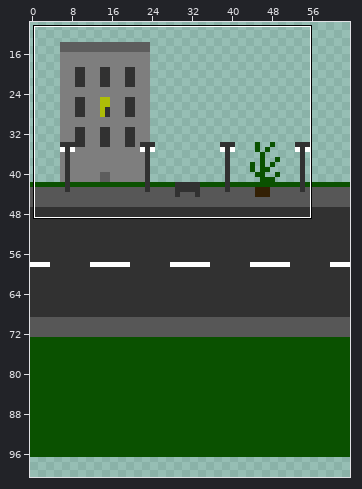
Pixel-art file: Abduction101/SourceAssets/background.aseprite. The first picture is a wide view before the edit; the outline marks the close-up.
Close-up. As it was:
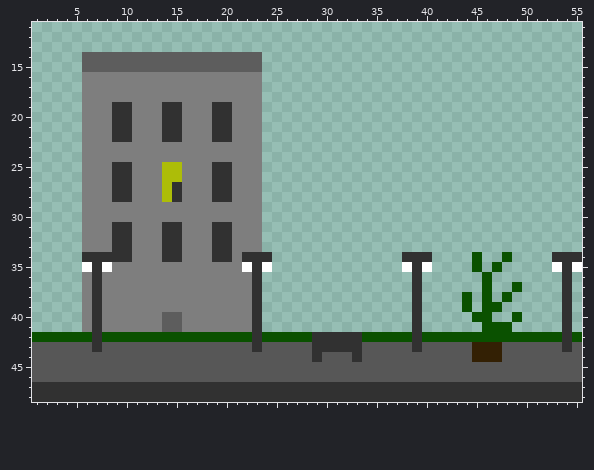
64x128 pixels, 1 frame. Shown: x 1..55, y 11..48. The wide view leaves out empty margins.
After:
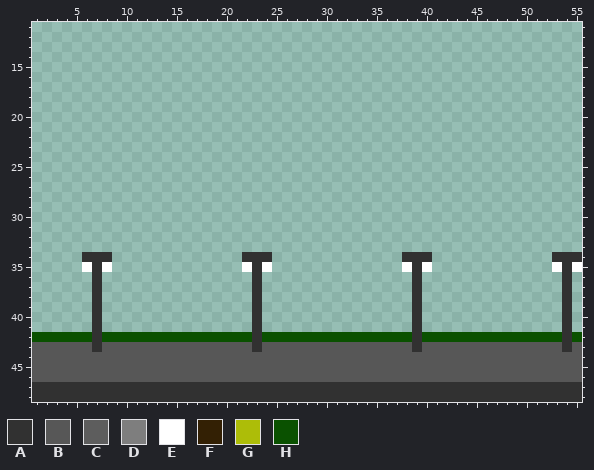
Palette (. is transparent): A #313131  B #575757  C #5d5d5d  D #7e7e7e  E #ffffff  F #332004  G #adbd08  H #0a5100
The exact change:
{"where": "layer \"Layer\""}
{"y":14,"x":6,"old":"CCCCCCCCCCCCCCCCCC","new":".................."}
{"y":15,"x":6,"old":"CCCCCCCCCCCCCCCCCC","new":".................."}
{"y":16,"x":6,"old":"DDDDDDDDDDDDDDDDDD","new":".................."}
{"y":17,"x":6,"old":"DDDDDDDDDDDDDDDDDD","new":".................."}
{"y":18,"x":6,"old":"DDDDDDDDDDDDDDDDDD","new":".................."}
{"y":19,"x":6,"old":"DDDAADDDAADDDAADDD","new":".................."}
{"y":20,"x":6,"old":"DDDAADDDAADDDAADDD","new":".................."}
{"y":21,"x":6,"old":"DDDAADDDAADDDAADDD","new":".................."}
{"y":22,"x":6,"old":"DDDAADDDAADDDAADDD","new":".................."}
{"y":23,"x":6,"old":"DDDDDDDDDDDDDDDDDD","new":".................."}
{"y":24,"x":6,"old":"DDDDDDDDDDDDDDDDDD","new":".................."}
{"y":25,"x":6,"old":"DDDAADDDGGDDDAADDD","new":".................."}
{"y":26,"x":6,"old":"DDDAADDDGGDDDAADDD","new":".................."}
{"y":27,"x":6,"old":"DDDAADDDGADDDAADDD","new":".................."}
{"y":28,"x":6,"old":"DDDAADDDGADDDAADDD","new":".................."}
{"y":29,"x":6,"old":"DDDDDDDDDDDDDDDDDD","new":".................."}
{"y":30,"x":6,"old":"DDDDDDDDDDDDDDDDDD","new":".................."}
{"y":31,"x":6,"old":"DDDAADDDAADDDAADDD","new":".................."}
{"y":32,"x":6,"old":"DDDAADDDAADDDAADDD","new":".................."}
{"y":33,"x":6,"old":"DDDAADDDAADDDAADDD","new":".................."}
{"y":34,"x":9,"old":"AADDDAADDDAAD","new":"............."}
{"y":34,"x":45,"old":"H","new":"."}
{"y":34,"x":48,"old":"H","new":"."}
{"y":35,"x":9,"old":"DDDDDDDDDDDDD","new":"............."}
{"y":35,"x":45,"old":"H","new":"."}
{"y":35,"x":47,"old":"H","new":"."}
{"y":36,"x":6,"old":"D","new":"."}
{"y":36,"x":8,"old":"DDDDDDDDDDDDDDD","new":"..............."}
{"y":36,"x":46,"old":"H","new":"."}
{"y":37,"x":6,"old":"D","new":"."}
{"y":37,"x":8,"old":"DDDDDDDDDDDDDDD","new":"..............."}
{"y":37,"x":46,"old":"H","new":"."}
{"y":37,"x":49,"old":"H","new":"."}
{"y":38,"x":6,"old":"D","new":"."}
{"y":38,"x":8,"old":"DDDDDDDDDDDDDDD","new":"..............."}
{"y":38,"x":44,"old":"H","new":"."}
{"y":38,"x":46,"old":"H","new":"."}
{"y":38,"x":48,"old":"H","new":"."}
{"y":39,"x":6,"old":"D","new":"."}
{"y":39,"x":8,"old":"DDDDDDDDDDDDDDD","new":"..............."}
{"y":39,"x":44,"old":"H","new":"."}
{"y":39,"x":46,"old":"HH","new":".."}
{"y":40,"x":6,"old":"D","new":"."}
{"y":40,"x":8,"old":"DDDDDDCCDDDDDDD","new":"..............."}
{"y":40,"x":45,"old":"HH","new":".."}
{"y":40,"x":49,"old":"H","new":"."}
{"y":41,"x":6,"old":"D","new":"."}
{"y":41,"x":8,"old":"DDDDDDCCDDDDDDD","new":"..............."}
{"y":41,"x":46,"old":"HHH","new":"..."}
{"y":42,"x":29,"old":"AAAAA","new":"HHHHH"}
{"y":43,"x":29,"old":"AAAAA","new":"BBBBB"}
{"y":43,"x":45,"old":"FFF","new":"BBB"}
{"y":44,"x":29,"old":"A","new":"B"}
{"y":44,"x":33,"old":"A","new":"B"}
{"y":44,"x":45,"old":"FFF","new":"BBB"}
{"label":"erased","picture_box":[82,52,262,332]}
{"label":"changed","picture_box":[462,252,522,362]}
{"label":"changed","picture_box":[312,332,362,362]}
